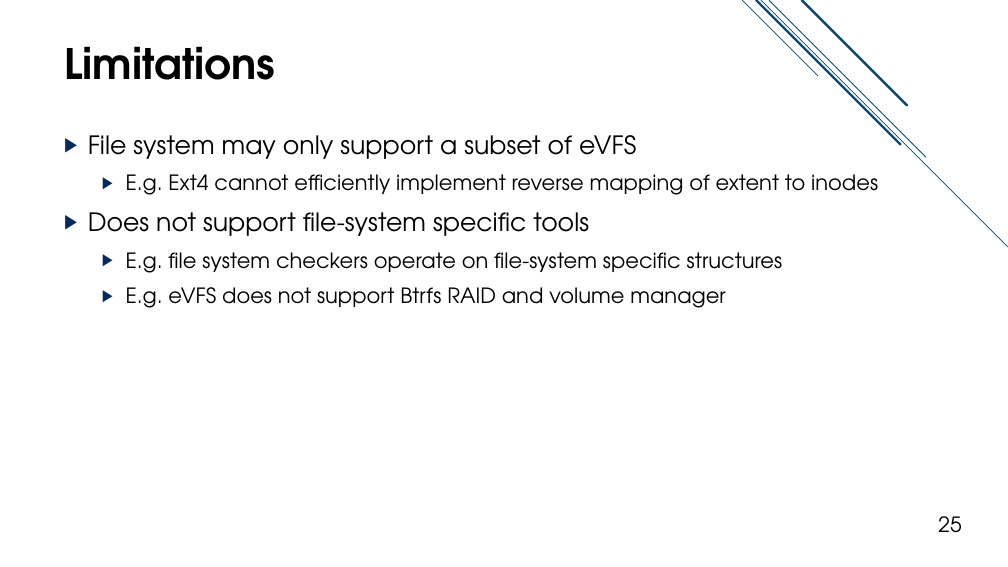
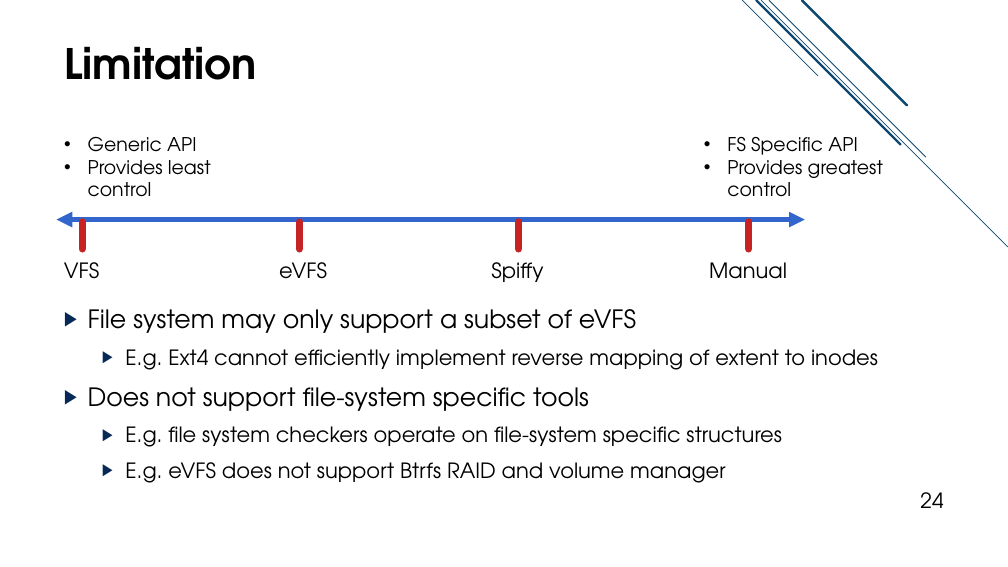
Before and after one commit to jacksun007/evfs-paper, a slide deck: slide 24 of slide/evfs_talk.pptx (slide 25 before the commit). Drawn at 1008x567 pixels with LibreOffice and Linux fonts; fonts in the diff are those of the drawing. Boxes give left, top, right and bottom in pixels: in the first picture for what was removed or moved away, otherwise in the second. Text is boxed around its words. In the diff, an @@ line names an element or a change of style, - is before the commit and + after.

```diff
--- a/slide/evfs_talk.pptx
+++ b/slide/evfs_talk.pptx
@@ title removed at box(64, 46, 275, 80) @@
-Limitations
@@ title added at box(64, 46, 257, 80), 40 pt, text #000000, bold @@
+Limitation
@@ group added at box(57, 136, 883, 282): 6 texts, 4 lines, 1 double arrow @@
+VFS
+eVFS
+Spiffy
+Manual
+• FS Specific API
+• Provides greatest
+  control
+• Generic API
+• Provides least
+  control
@@ text "File system may only support ...": place and size @@
-text "File system may only support ..." at box(88, 135, 878, 308)
+text "File system may only support ..." at box(88, 309, 878, 483)
@@ page number added at box(920, 492, 943, 508), 20 pt, text #000000 @@
+24
@@ page number removed at box(938, 516, 961, 533) @@
-25
```
Also in this commit, not shown: 3 other slides changed, 1 slide removed.
